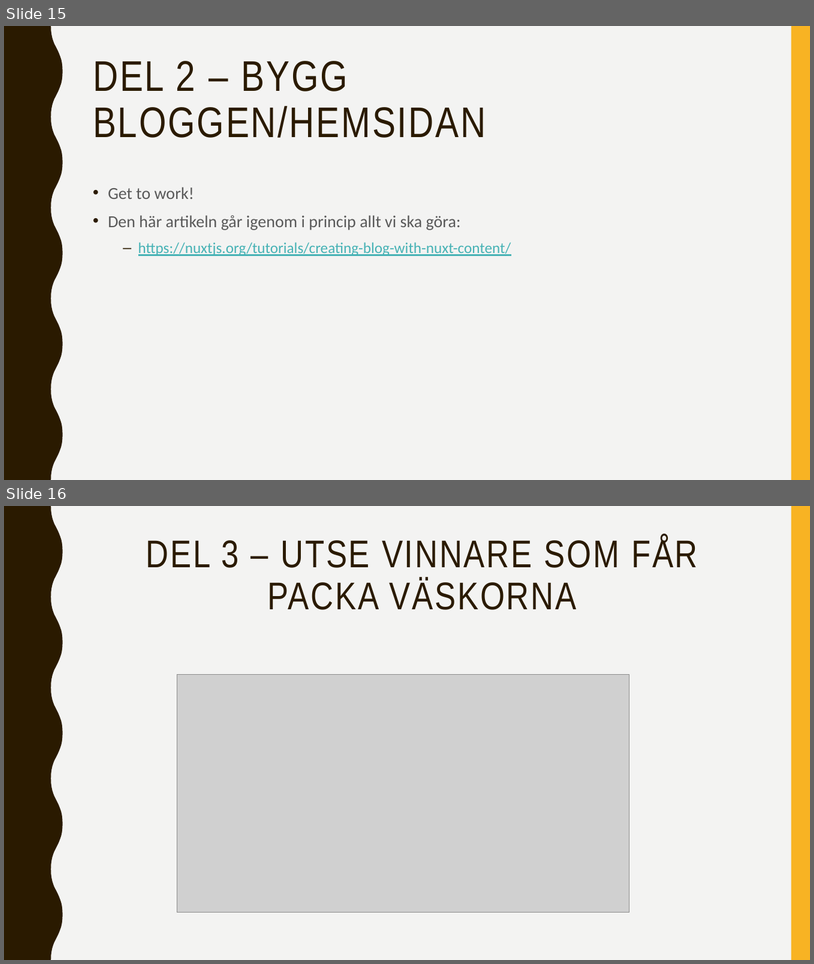
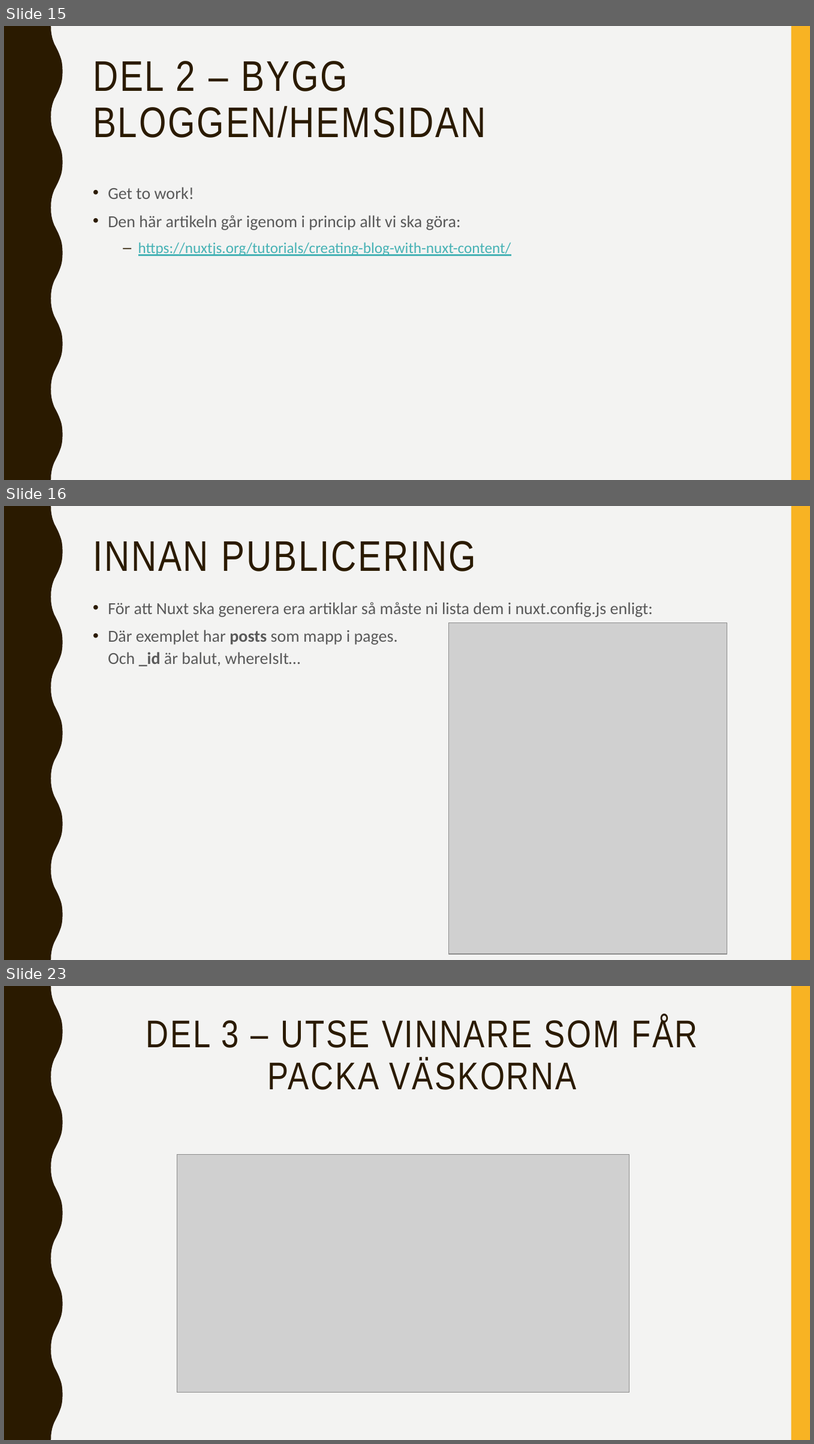
Before and after one commit to abbjetmus/programmering, a slide deck: Blogg-Projektet/Bygga-Blogg.pptx. Shown one above the other, each under a label of ours: slides 15 and 16 before the commit, slides 15, 16 and 23 after it; the slides between them are not shown. The pictures are 814x964 and 814x1444 pixels, drawn with LibreOffice and Linux fonts; fonts in the diff are those of the drawing; grey boxes stand for pictures. Boxes give left, top, right and bottom in pixels: in the first picture for what was removed or moved away, otherwise in the second. Text is boxed around its words. In the diff, an @@ line names an element or a change of style, - is before the commit and + after.

```diff
--- a/Blogg-Projektet/Bygga-Blogg.pptx
+++ b/Blogg-Projektet/Bygga-Blogg.pptx
@@ slide 16 added at [4, 506, 810, 960], background #F3F3F2; not listed: 2 template elements that a slide beside it also shows @@
@@ title added at [93, 541, 476, 571], 51 pt, text #2A1A00 @@
+INNAN PUBLICERING
@@ text added at [108, 602, 653, 666], 20 pt, text #595959 @@
+• För att Nuxt ska generera era artiklar så måste ni lista dem i nuxt.config.js enligt:
+• Där exemplet har posts som mapp i pages.
+  Och _id är balut, whereIsIt…
@@ picture added at [449, 623, 728, 954] @@
@@ what was slide 16 is now slide 23 @@
```
Also in this commit, not shown: 6 other slides added, 1 other file.
